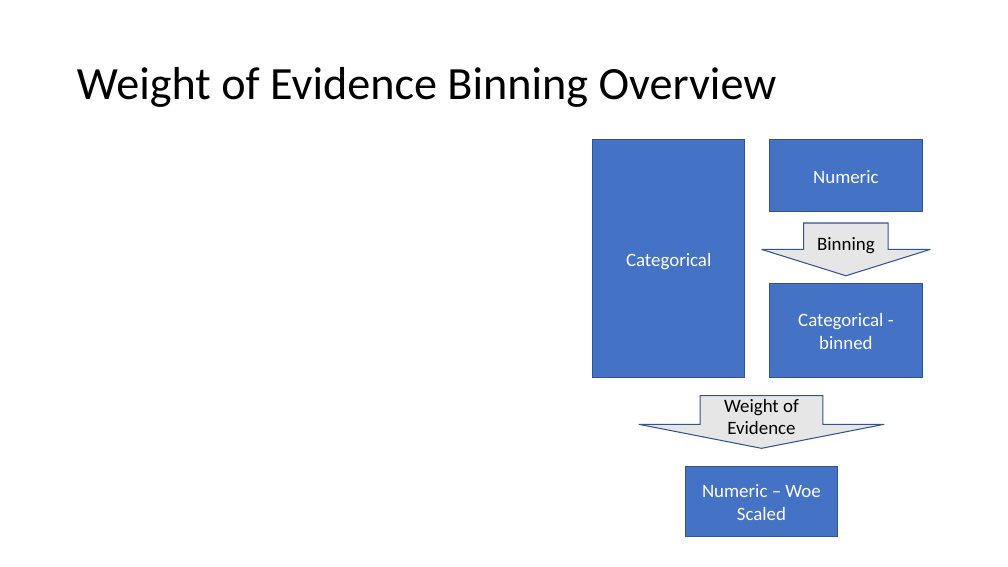
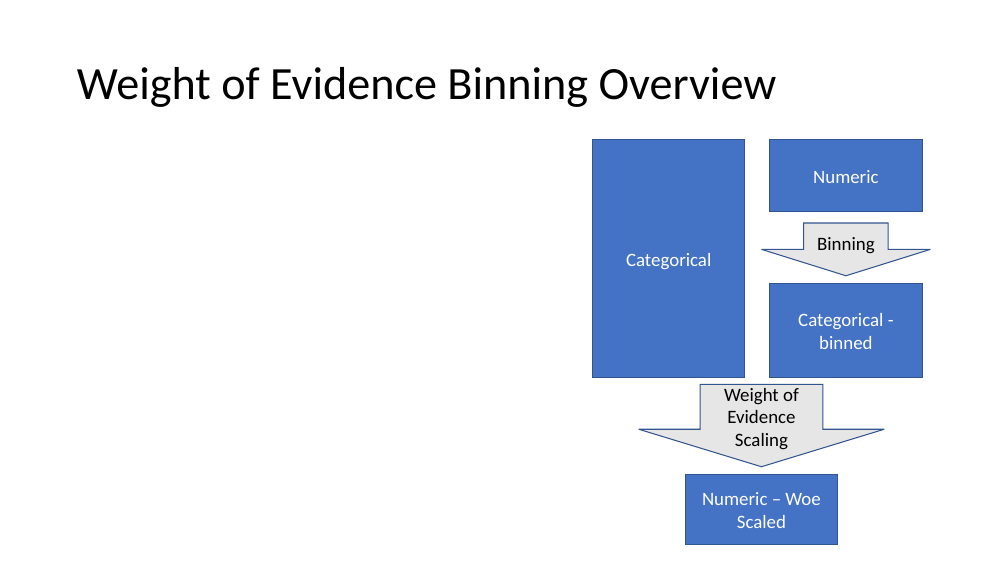
Before and after one commit to oli5679/WeightOfEvidenceDemo, a slide deck: slide 6 of Presentation.pptx. Drawn at 1008x567 pixels with LibreOffice and Linux fonts; fonts in the diff are those of the drawing; grey boxes stand for pictures. Boxes give left, top, right and bottom in pixels: in the first picture for what was removed or moved away, otherwise in the second. Text is boxed around its words. In the diff, an @@ line names an element or a change of style, - is before the commit and + after.

```diff
--- a/Presentation.pptx
+++ b/Presentation.pptx
@@ down arrow "Weight of Evidence Scaling": place and size @@
-down arrow "Weight of Evidence Scaling" at box(639, 395, 885, 448)
+down arrow "Weight of Evidence Scaling" at box(639, 385, 885, 467)
@@ text in down arrow at box(724, 388, 799, 450): text changed @@
-Weight of Evidence
+Weight of Evidence Scaling
@@ rectangle "Numeric – Woe Scaled": place and size @@
-rectangle "Numeric – Woe Scaled" at box(686, 467, 839, 537)
+rectangle "Numeric – Woe Scaled" at box(686, 474, 839, 544)
```
Also in this commit, not shown: 4 other slides changed.
